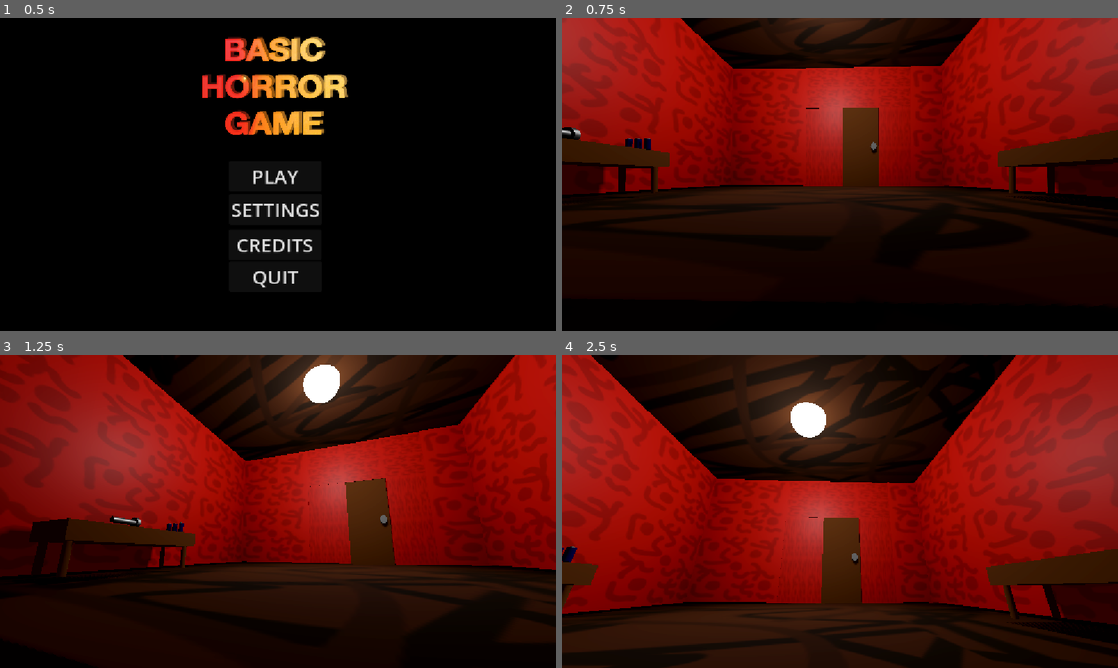
Above: before the commit, frames 1-4 (two rows, left to right).
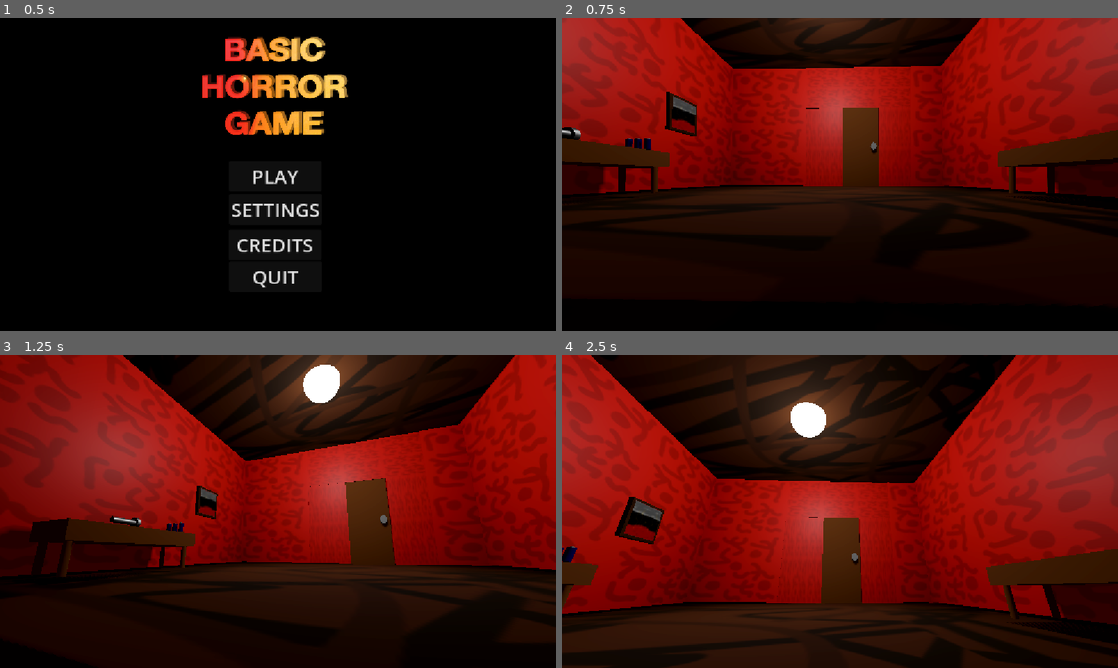
Above: after the commit, the same moments.

Repository: christiannoll/Basic3DGame
Game: Godot game, scene res://Scenes/main_menu.tscn
Same seed, same stepped clock (60 frames per second), same inputs: the game is played once before the commit and once after it. The engine's default icon, where the game draws it, is replaced by a stand-in: a white triangle on a blue panel in a dark square.
Inputs (mouse positions are in pixels of both pictures, inside the frame that each line leads up to):
- Up to frame 1 (0.5 s): no input
- Up to frame 2 (0.75 s): click "PLAY" at 0.5 s
- Up to frame 3 (1.25 s): no input
- Up to frame 4 (2.5 s): move the mouse to (867, 511) at 1.27 s; hold W (forward) from 1.28 s (still down); tap F (flashlight) at 1.35 s; tap Space (jump) at 1.52, 2.27 s; move the mouse to (812, 511) at 2.02 s; tap E (interact) at 2.1 s

Frame 1 is identical in both runs. In frame 2, 0.6% of the frame differs, in the area x 18-25%, y 23-38%; in frame 3, 0.3%; in frame 4, 0.8%, in the area x 9-19%, y 45-61%.

Commit message:
Added painting to level secene

Diff:
--- a/Scenes/level.tscn
+++ b/Scenes/level.tscn
@@ -26,6 +26,8 @@
 [ext_resource type="PackedScene" uid="uid://b6bq8qdmcyc62" path="res://Scenes/monster.tscn" id="24_gf56v"]
 [ext_resource type="Script" uid="uid://dqjeowolwkln2" path="res://Scripts/monster_spawner.gd" id="25_6y3s5"]
 [ext_resource type="PackedScene" uid="uid://balc5jhnj32gy" path="res://Scenes/battery.tscn" id="26_u0did"]
+[ext_resource type="PackedScene" uid="uid://xmdo80gtwcuh" path="res://Scenes/painting.tscn" id="27_53r2q"]
+[ext_resource type="Material" uid="uid://cwewsb21mrioe" path="res://Materials/painting.tres" id="28_luodc"]
 
 [sub_resource type="ProceduralSkyMaterial" id="ProceduralSkyMaterial_51e2h"]
 sky_horizon_color = Color(0.66224277, 0.6717428, 0.6867428, 1)
@@ -688,6 +690,10 @@
 [node name="battery3" parent="." unique_id=1599722839 instance=ExtResource("26_u0did")]
 transform = Transform3D(0.1, 0, 0, 0, 0.1, 0, 0, 0, 0.1, -0.6758592, 1.4863515, -29.740225)
 
+[node name="Painting" parent="." unique_id=1583656101 instance=ExtResource("27_53r2q")]
+transform = Transform3D(-1, 0, -8.742278e-08, 0, 1, 0, 8.742278e-08, 0, -1, 0.4693108, 2.6893647, -27.550474)
+painting_mat = ExtResource("28_luodc")
+
 [connection signal="body_entered" from="Scare_Trigger/scare_trigger" to="Scare_Trigger/scare_trigger" method="trigger_entered"]
 [connection signal="body_entered" from="Scare_Trigger/scare_trigger2" to="Scare_Trigger/scare_trigger2" method="trigger_entered"]
 [connection signal="body_entered" from="monster_spawner" to="monster_spawner" method="spawn_monster"]
